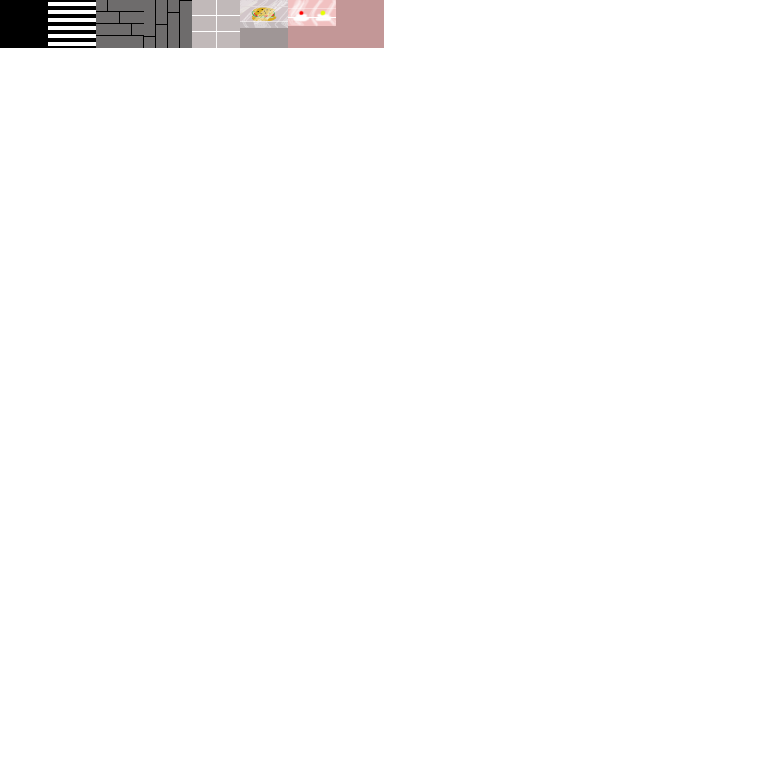
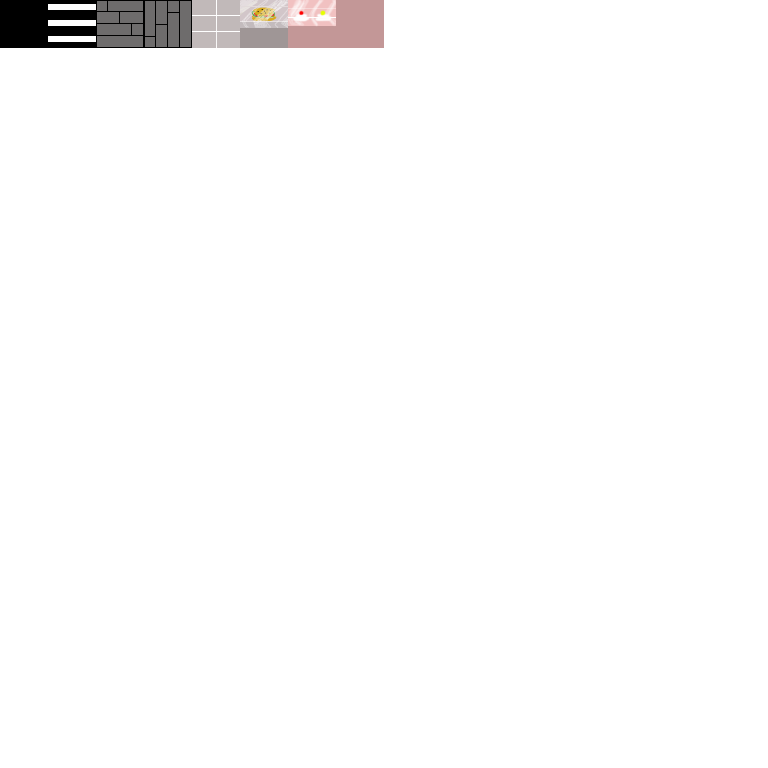
Layered file, before and after one edit (w=768, h=768). Changes by layer:
added layer "矩形 2" (1st of 2, in "Tile 1D - Floor O2") in group "Tile 1D - Floor O2" over [144, 0, 192, 48]
added layer "矩形 2" (2nd of 2, in "Tile 1C - Floor O1") in group "Tile 1C - Floor O1" over [96, 0, 144, 48]
painted on "直线 1 拷贝 5" over [48, 38, 96, 46]
painted on "直线 1 拷贝 4" over [48, 22, 96, 36]
removed layer "直线 1 拷贝 3" from group "Tile 1B - Zebra line" over [48, 26, 96, 30]
removed layer "直线 1 拷贝 2" from group "Tile 1B - Zebra line" over [48, 18, 96, 20]
removed layer "直线 1 拷贝" from group "Tile 1B - Zebra line" over [48, 10, 96, 14]
painted on "直线 1" over [48, 2, 96, 10]
